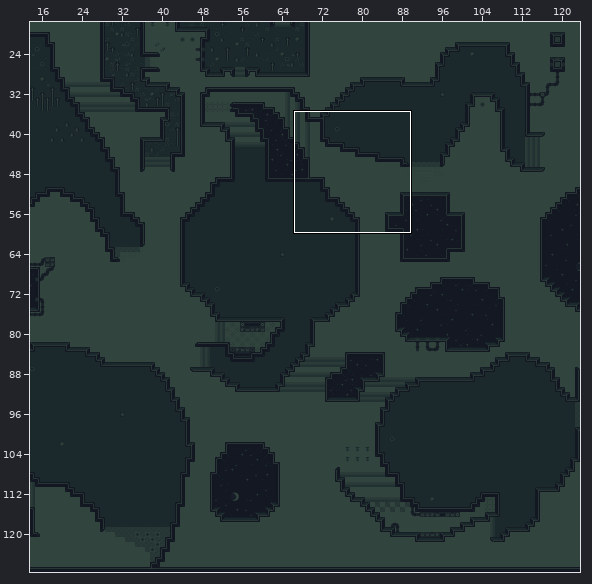
Level history. Tiled map: scratch/graves.tmx. The picture above shows the old version from afar; the outline marks the close-up.
Close-up. Old version:
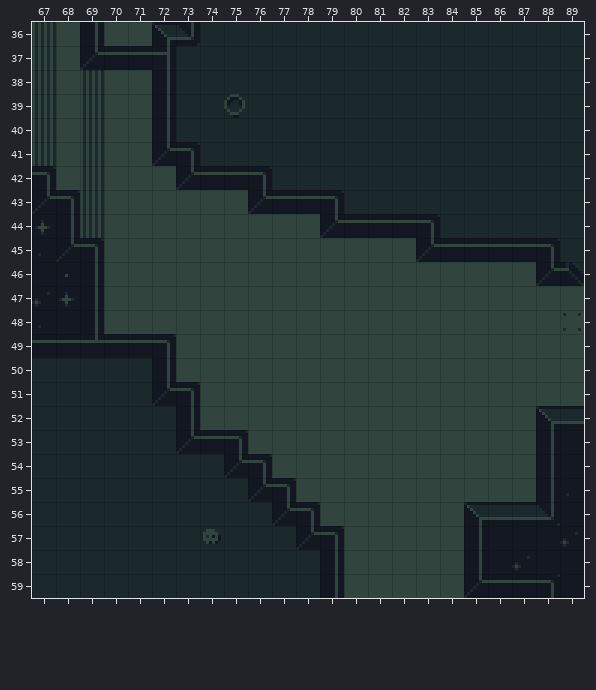
Cells are 16x16 px. Shown: x 67..89, y 36..59. The commit also changed other parts of the map, which this record leaves out.
The result:
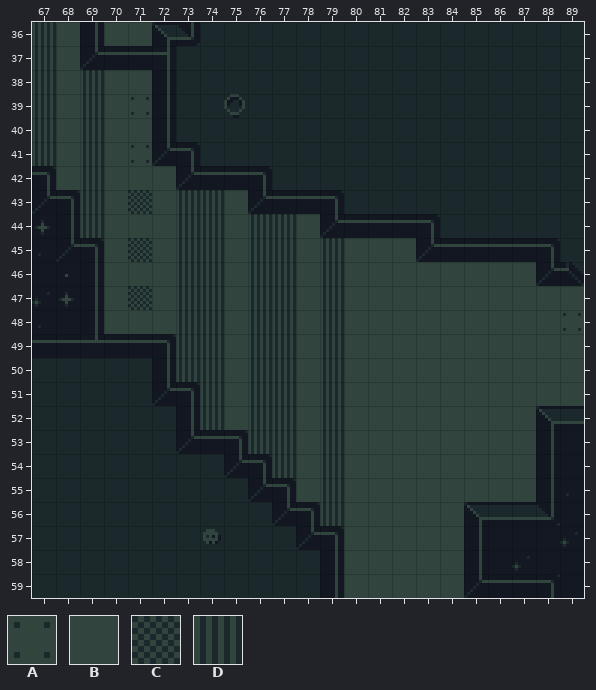
Key: from "tiles_16": A 27, B 31, C 43, D 49.
_ is an empty cell, . an unchanged one.
The edit:
--- layer "Tile Layer 1"
@@ x 71..71 @@
-39 B
+39 A
@@ x 71..71 @@
-41 B
+41 A
@@ x 71..79 @@
-43 B.BB.....
-44 ..BB.BB..
-45 B.BB.BB.B
-46 ..BB.BB.B
-47 B.BB.BB.B
-48 ..BB.BB.B
-49 ..BB.BB.B
-50 ..BB.BB.B
-51 ...B.BB.B
-52 ...B.BB.B
-53 .....BB.B
-54 ......B.B
-55 ........B
-56 ........B
+43 C.DD.....
+44 ..DD.DD..
+45 C.DD.DD.D
+46 ..DD.DD.D
+47 C.DD.DD.D
+48 ..DD.DD.D
+49 ..DD.DD.D
+50 ..DD.DD.D
+51 ...D.DD.D
+52 ...D.DD.D
+53 .....DD.D
+54 ......D.D
+55 ........D
+56 ........D
Changed places in both close-ups, as pixel boxes (x1, y1, x2, y2):
changed: (131, 97, 149, 115)
changed: (131, 145, 149, 163)
changed: (128, 190, 152, 214)
changed: (179, 190, 224, 430)
changed: (251, 214, 296, 478)
changed: (128, 238, 152, 262)
changed: (323, 238, 344, 526)
changed: (128, 286, 152, 310)
